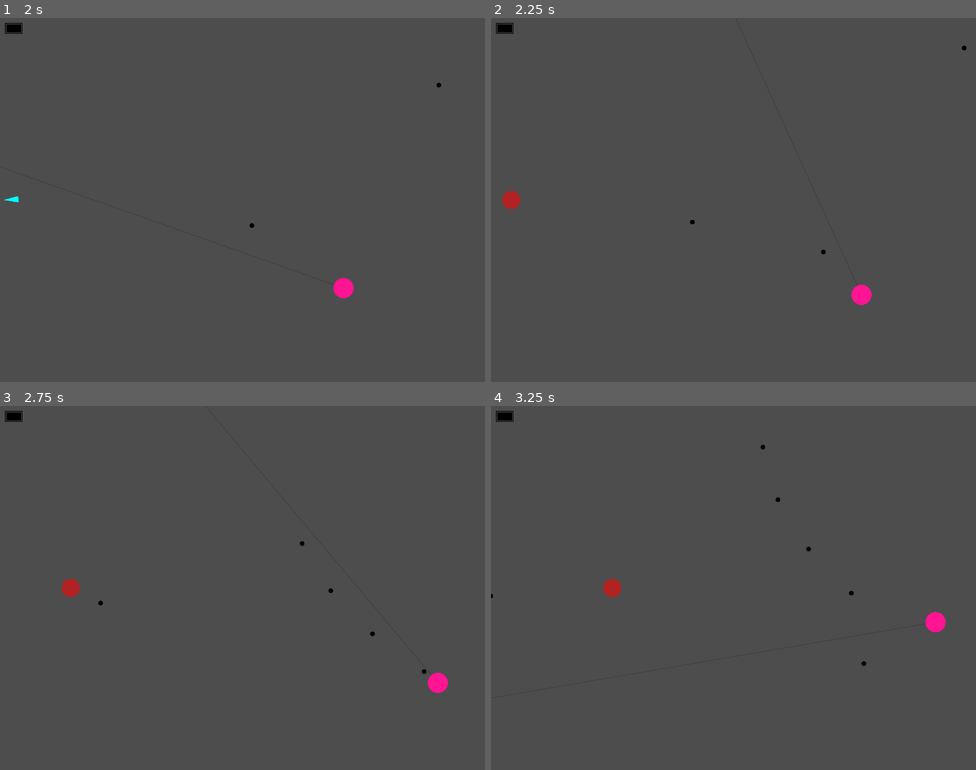
Above: before the commit, frames 1-4 (two rows, left to right).
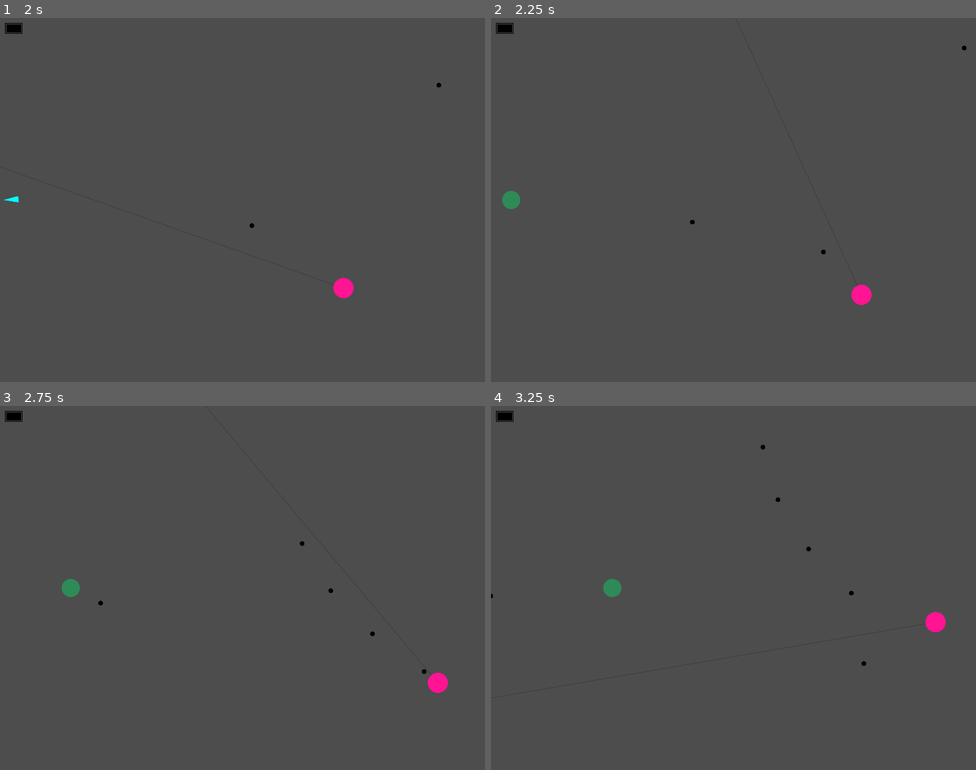
Above: after the commit, the same moments.

Repository: yancouto/psych0
Game: Godot game, scene res://runner.tscn
The game is run twice, just before and just after one commit, with the same random seed, the same clock (stepped at 60 frames per second) and the same inputs.
Inputs (mouse positions are in pixels of both pictures, inside the frame that each line leads up to):
- Up to frame 1 (2 s): tap Enter at 0.5 s; move the mouse to (349, 181) at 0.52 s; press the mouse at (349, 181) at 0.53 s; hold D (move_right) 0.53-1.28 s; move the mouse to (145, 218) at 1.27 s; release the mouse at (145, 218) at 1.28 s; hold S (move_down) from 1.28 s (still down); right-click (145, 218) at 1.35 s; click (145, 218) at 1.55 s
- Up to frame 2 (2.25 s): move the mouse to (782, 119) at 2.02 s; release S (move_down) at 2.03 s; press the mouse at (782, 119) at 2.03 s; hold D (move_right) from 2.03 s (still down)
- Up to frame 3 (2.75 s): keep holding D (move_right)
- Up to frame 4 (3.25 s): move the mouse to (709, 660) at 2.77 s; release D (move_right) at 2.78 s; release the mouse at (709, 660) at 2.78 s; hold W (move_up) from 2.78 s (still down); click (709, 660) at 2.85 s

Frame 1 is identical in both runs. In frame 2, 0.2% of the frame differs, in the area x 2-7%, y 47-53%; in frame 3, 0.2%; in frame 4, 0.2%, in the area x 23-27%, y 47-53%.

Commit message:
Enemies with more health

Diff:
--- a/editor/builder_event.gd
+++ b/editor/builder_event.gd
@@ -68,7 +68,7 @@
 		enemies.assign(raw_enemies.map(func(e): return move_next_to_screen(cur_time, e)))
 		enemies.sort_custom(func(a: EnemyWithTime, b: EnemyWithTime): return a.time.lt(b.time))
 		# Dummy sentinel at the end so the algorithm below doesn't need special casing
-		enemies.append(EnemyWithTime.new(EnemyToSpawn.new(0, Vector2(0, 0), Vector2(0, 0)), LevelTime.new(ceili(1e9), INF)))
+		enemies.append(EnemyWithTime.new(EnemyToSpawn.new(0, Vector2(0, 0), Vector2(0, 0), LevelEvent.EnemyType.Basic1), LevelTime.new(ceili(1e9), INF)))
 		var events: Array[EventWithTime] = []
 		var last_enemies: Array[EnemyToSpawn] = []
 		var last_time := enemies[0].time
--- a/editor/formation.gd
+++ b/editor/formation.gd
@@ -1,6 +1,7 @@
 class_name Formation
 
 const EnemyToSpawn = LevelEvent.EnemyToSpawn
+const EnemyType = LevelEvent.EnemyType
 
 const BASE_SPEED := 400.
 const BASE_RADIUS := 30.
@@ -16,12 +17,20 @@
 	var pos: Vector2
 	var speedm: Vector2
 	var radiusm: float
-	func _init(p: Vector2, sm: Vector2, rm: float):
-		pos = p
-		speedm = sm
-		radiusm = rm
-	func raw_enemies() -> Array[EnemyToSpawn]:
-		return [EnemyToSpawn.new(Formation.get_radius(radiusm), pos, Formation.get_speed(speedm))]
+	var type: EnemyType
+	func _init(pos_: Vector2, speedm_: Vector2, radiusm_: float, type_ := EnemyType.Basic1):
+		pos = pos_
+		speedm = speedm_
+		radiusm = radiusm_
+		type = type_
+	func raw_enemies() -> Array[EnemyToSpawn]:
+		return [EnemyToSpawn.new(Formation.get_radius(radiusm), pos, Formation.get_speed(speedm), type)]
+
+static func get_enemy(enemies: Array[EnemyType], i: int) -> EnemyType:
+	if enemies.is_empty():
+		return EnemyType.Basic1
+	else:
+		return enemies[i % enemies.size()]
 
 # Multiple enemies in a line, one after another
 class Multiple extends Formation:
@@ -34,29 +43,33 @@
 	var spacing: float
 	# Enemy radius
 	var radiusm: float
-	func _init(amount_: int, pos_: Vector2, speedm_: Vector2, spacing_ := 5., radiusm_ := 1.):
+	var types: Array[EnemyType]
+	func _init(amount_: int, pos_: Vector2, speedm_: Vector2, spacing_ := 5., radiusm_ := 1., types_: Array[EnemyType] = []):
 		self.amount = amount_
 		self.pos = pos_
 		self.speedm = speedm_
 		self.spacing = spacing_
 		self.radiusm = radiusm_
+		self.types = types_
 	func raw_enemies() -> Array[EnemyToSpawn]:
 		var enemies: Array[EnemyToSpawn] = []
 		var dir := -speedm.normalized()
 		var speed := Formation.get_speed(speedm)
 		var radius := Formation.get_radius(radiusm)
 		for i in range(amount):
-			enemies.append(EnemyToSpawn.new(radius, pos + dir * i * (spacing + 2 * radius), speed))
+			enemies.append(EnemyToSpawn.new(radius, pos + dir * i * (spacing + 2 * radius), speed, Formation.get_enemy(types, i)))
 		return enemies
 
 class Circle extends Formation:
 	var amount: int
 	var starting_angle: float
 	var speed_len: float
-	func _init(amount_: int, starting_angle_ := 0., speed_len_ := 1.):
+	var types: Array[EnemyType]
+	func _init(amount_: int, starting_angle_ := 0., speed_len_ := 1., types_: Array[EnemyType] = []):
 		self.amount = amount_
 		self.starting_angle = starting_angle_
 		self.speed_len = speed_len_
+		self.types = types_
 	func raw_enemies() -> Array[EnemyToSpawn]:
 		var enemies: Array[EnemyToSpawn] = []
 		var n := self.amount
@@ -69,7 +82,7 @@
 			var angle := Vector2(0, -1).rotated(starting_angle + i * (TAU / n))
 			var pos := center + angle * circle_radius
 			var speed := -angle * speed_len * BASE_SPEED
-			enemies[i] = EnemyToSpawn.new(enemy_radius, pos, speed)
+			enemies[i] = EnemyToSpawn.new(enemy_radius, pos, speed, Formation.get_enemy(types, i))
 		return enemies
 
 enum HorizontalLineSide { Top, Bottom }
@@ -141,18 +154,21 @@
 	var placement: HorizontalLinePlacement
 	var speed_len: float
 	var radiusm: float
-	func _init(amount_: int, side_: HorizontalLineSide, placement_: HorizontalLinePlacement, speed_len_ := 1., radiusm_ := 1.):
+	var types: Array[EnemyType]
+	func _init(amount_: int, side_: HorizontalLineSide, placement_: HorizontalLinePlacement, speed_len_ := 1., radiusm_ := 1., types_: Array[EnemyType] = []):
 		self.amount = amount_
 		self.side = side_
 		self.placement = placement_
 		self.speed_len = speed_len_
 		self.radiusm = radiusm_
+		self.types = types_
 	# Allows customisable width and height
 	func _inner_raw_enemies(w: float, h: float) -> Array[EnemyToSpawn]:
 		var radius := Formation.get_radius(radiusm)
 		var positions := placement.positions(amount, radius, w)
 		var enemies: Array[EnemyToSpawn] = []
-		for pos in positions:
+		for i in positions.size():
+			var pos := positions[i]
 			var speed_y: float
 			if side == HorizontalLineSide.Top:
 				pos.y = -radius - pos.y
@@ -160,7 +176,7 @@
 			else:
 				pos.y = h + radius + pos.y
 				speed_y = -speed_len * BASE_SPEED
-			enemies.append(EnemyToSpawn.new(radius, pos, Vector2(0, speed_y)))
+			enemies.append(EnemyToSpawn.new(radius, pos, Vector2(0, speed_y), Formation.get_enemy(types, i)))
 		return enemies
 	func raw_enemies() -> Array[EnemyToSpawn]:
 		return _inner_raw_enemies(LevelBuilder.W, LevelBuilder.H)
@@ -211,15 +227,17 @@
 	var placement: VerticalLinePlacement
 	var speed_len: float
 	var radiusm: float
-	func _init(amount_: int, side_: VerticalLineSide, placement_: VerticalLinePlacement, speed_len_ := 1., radiusm_ := 1.):
+	var types: Array[EnemyType]
+	func _init(amount_: int, side_: VerticalLineSide, placement_: VerticalLinePlacement, speed_len_ := 1., radiusm_ := 1., types_: Array[EnemyType] = []):
 		self.amount = amount_
 		self.side = side_
 		self.placement = placement_
 		self.speed_len = speed_len_
 		self.radiusm = radiusm_
+		self.types = types_
 	func raw_enemies() -> Array[EnemyToSpawn]:
 		var horizontal_side := HorizontalLineSide.Top if side == VerticalLineSide.Left else HorizontalLineSide.Bottom
-		var enemies := HorizontalLine.new(amount, horizontal_side, placement.convert(), speed_len, radiusm)._inner_raw_enemies(LevelBuilder.H, LevelBuilder.W)
+		var enemies := HorizontalLine.new(amount, horizontal_side, placement.convert(), speed_len, radiusm, types)._inner_raw_enemies(LevelBuilder.H, LevelBuilder.W)
 		for enemy in enemies:
 			enemy.pos = Vector2(enemy.pos.y, enemy.pos.x)
 			enemy.speed = Vector2(enemy.speed.y, enemy.speed.x)
@@ -232,13 +250,15 @@
 	var starting_angle: float
 	var speed_len: float
 	var radiusm: float
-	func _init(amount_in_circle_: int, amount_: int, spacing_: float, starting_angle_ := 0., speed_len_ := .75, radiusm_ := 1.):
+	var types: Array[EnemyType]
+	func _init(amount_in_circle_: int, amount_: int, spacing_: float, starting_angle_ := 0., speed_len_ := .75, radiusm_ := 1., types_: Array[EnemyType] = []):
 		self.amount_in_circle = amount_in_circle_
 		self.amount = amount_
 		self.spacing = spacing_
 		self.starting_angle = starting_angle_
 		self.speed_len = speed_len_
 		self.radiusm = radiusm_
+		self.types = types_
 	func raw_enemies() -> Array[EnemyToSpawn]:
 		var radius := Formation.get_radius(radiusm)
 		var enemies: Array[EnemyToSpawn] = []
@@ -249,7 +269,7 @@
 			var angle := Vector2(0, -1).rotated(i * 2 * PI / amount_in_circle)
 			var pos := center + angle * (screen_radius + radius + i * spacing)
 			var speed := -angle * speed_len * BASE_SPEED
-			enemies[i] = EnemyToSpawn.new(radius, pos, speed)
+			enemies[i] = EnemyToSpawn.new(radius, pos, speed, Formation.get_enemy(types, i))
 		return enemies
 
 # All enemies that should be spawned at exactly the same time
--- a/editor/level_event.gd
+++ b/editor/level_event.gd
@@ -1,5 +1,6 @@
 class_name LevelEvent
 
+enum EnemyType { Basic1, Basic3 }
 
 class LevelTimeDelta:
 	var wait_until_no_enemies: int
@@ -52,17 +53,31 @@
 		self.event = event_
 		self.time = time_
 
+# TODO: On more complex enemies, this will need to be redone because we'll
+# need to instantiate a different scene
+static func map_enemy_type(type: EnemyType) -> BasicEnemy.Type:
+	match type:
+		EnemyType.Basic1:
+			return BasicEnemy.Type.One
+		EnemyType.Basic3:
+			return BasicEnemy.Type.Three
+		_:
+			assert(false, "Unkown enemy type")
+			return BasicEnemy.Type.One
+
 class EnemyToSpawn:
 	var radius: float
 	var pos: Vector2
 	var speed: Vector2
-	func _init(radius_: float, pos_: Vector2, speed_: Vector2):
+	var type: EnemyType
+	func _init(radius_: float, pos_: Vector2, speed_: Vector2, type_: EnemyType):
 		self.radius = radius_
 		self.pos = pos_
 		self.speed = speed_
+		self.type = type_
 	func spawn(root: Node, ago: float) -> void:
-		var enemy = preload("res://enemy.tscn").instantiate()
-		enemy.start(pos, speed, radius)
+		var enemy = preload("res://enemies/basic.tscn").instantiate()
+		enemy.start(pos, speed, radius, LevelEvent.map_enemy_type(type))
 		enemy.position += enemy.speed * ago
 		root.add_child(enemy)
 
--- /dev/null
+++ b/enemies/basic.gd
@@ -0,0 +1,53 @@
+class_name BasicEnemy
+extends Area2D
+
+var speed: Vector2
+
+var radius: float:
+	get: return radius
+	set(r):
+		radius = r
+		($CollisionShape2D.shape as CircleShape2D).radius = r
+		$VisibleOnScreenNotifier2D.rect.size = Vector2(2 * r, 2 * r)
+		$VisibleOnScreenNotifier2D.rect.position = Vector2(-r, -r)
+var type: Type
+var health: int
+
+enum Type { One, Three }
+
+func start(_position: Vector2, _speed: Vector2, _radius: float, _type: Type) -> void:
+	self.position = _position
+	self.speed = _speed
+	self.radius = _radius
+	self.type = _type
+	match _type:
+		Type.One:
+			health = 1
+		Type.Three:
+			health = 3
+
+func draw_filled_arc(start_angle: float, end_angle: float, color: Color) -> void:
+	draw_arc(Vector2.ZERO, radius / 2, start_angle, end_angle, 20, color, radius)
+
+func _draw() -> void:
+	match type:
+		Type.One:
+			draw_circle(Vector2.ZERO, radius, Color.SEA_GREEN)
+		Type.Three:
+			draw_filled_arc((3 - health) * TAU / 3, TAU, Color.YELLOW)
+			if health < 3:
+				draw_filled_arc(0, (3 - health) * TAU / 3, Color.DIM_GRAY)
+
+func _process(dt: float) -> void:
+	dt = get_node("../%BulletTime").fix_delta(dt)
+	position += speed * dt
+
+func shot() -> void:
+	health -= 1
+	if health <= 0:
+		queue_free()
+	else:
+		queue_redraw()
+
+func _on_visible_on_screen_notifier_2d_screen_exited():
+	queue_free()
--- a/enemy.tscn
+++ b/enemies/basic.tscn
@@ -1,14 +1,14 @@
 [gd_scene load_steps=3 format=3 uid="uid://2xi3oi8yv3c6"]
 
-[ext_resource type="Script" path="res://enemy.gd" id="1_43fe7"]
+[ext_resource type="Script" path="res://enemies/basic.gd" id="1_s4fj4"]
 
 [sub_resource type="CircleShape2D" id="CircleShape2D_76e1n"]
 resource_local_to_scene = true
 radius = 7.5
 
-[node name="Enemy" type="Area2D"]
+[node name="Basic Enemy" type="Area2D"]
 collision_layer = 2
-script = ExtResource("1_43fe7")
+script = ExtResource("1_s4fj4")
 metadata/_edit_group_ = true
 
 [node name="CollisionShape2D" type="CollisionShape2D" parent="."]
--- a/enemy.gd
+++ /dev/null
@@ -1,29 +0,0 @@
-extends Area2D
-
-var speed: Vector2
-
-var radius: float:
-	get: return radius
-	set(r):
-		radius = r
-		($CollisionShape2D.shape as CircleShape2D).radius = r
-		$VisibleOnScreenNotifier2D.rect.size = Vector2(2 * r, 2 * r)
-		$VisibleOnScreenNotifier2D.rect.position = Vector2(-r, -r)
-
-func start(_position: Vector2, _speed: Vector2, _radius: float) -> void:
-	self.position = _position
-	self.speed = _speed
-	self.radius = _radius
-
-func _draw() -> void:
-	draw_circle(Vector2.ZERO, radius, Color.FIREBRICK)
-
-func _process(dt: float) -> void:
-	dt = get_node("../%BulletTime").fix_delta(dt)
-	position += speed * dt
-
-func shot() -> void:
-	queue_free()
-
-func _on_visible_on_screen_notifier_2d_screen_exited():
-	queue_free()
--- a/levels/level1.gd
+++ b/levels/level1.gd
@@ -1,6 +1,7 @@
 extends LevelBuilder
 
 var F := Formation
+var E := LevelEvent.EnemyType
 
 func _init():
 	const r := 0.9
@@ -10,12 +11,12 @@
 	wait(2)
 	spawn(F.Single.new(Vector2(-r, H / 2), Vector2(s, 0), r))
 	wait_until_no_enemies()
-	spawn(F.Circle.new(2, -PI/2))
+	spawn(F.Circle.new(2, -PI/2, 1, [E.Basic3]))
 	wait(3)
-	spawn(F.Circle.new(4, 0, 1))
+	spawn(F.Circle.new(4, 0, 1, [E.Basic3, E.Basic1]))
 	wait(1.5)
-	spawn(F.Circle.new(2, -screen_angle, 1))
-	spawn(F.Circle.new(2, screen_angle, 1))
+	spawn(F.Circle.new(2, -screen_angle, 1, [E.Basic1, E.Basic3]))
+	spawn(F.Circle.new(2, screen_angle, 1, [E.Basic3, E.Basic1]))
 	wait_until_no_enemies()
 
 	wait(2)
@@ -29,13 +30,13 @@
 	wait(1)
 	spawn(F.HorizontalLine.new(14, F.HorizontalLineSide.Top, F.HorizontalLinePlacement.V.new(100), 1))
 	wait(1.5)
-	spawn(F.HorizontalLine.new(17, F.HorizontalLineSide.Bottom, F.HorizontalLinePlacement.V.new(100), 1))
+	spawn(F.HorizontalLine.new(17, F.HorizontalLineSide.Bottom, F.HorizontalLinePlacement.V.new(100), 1, 1, [E.Basic3, E.Basic1]))
 	wait_until_no_enemies()
 
 	set_indicator_time(1)
 	for i in range(5):
 		wait(1)
-		spawn(F.HorizontalLine.new(17, F.HorizontalLineSide.Top, F.HorizontalLinePlacement.Gap.new((i + 1) * (W / 6), 200)))
+		spawn(F.HorizontalLine.new(17, F.HorizontalLineSide.Top, F.HorizontalLinePlacement.Gap.new((i + 1) * (W / 6), 200), 1, 1, [E.Basic3]))
 	wait_until_no_enemies()
 
 
@@ -50,10 +51,10 @@
 		wait(1)
 		if extra[i] != null:
 			spawn(extra[i])
-		spawn(F.VerticalLine.new(13, F.VerticalLineSide.Left, F.VerticalLinePlacement.Gap.new((i + 1) * (H / 6), 200), 1., 0.75))
+		spawn(F.VerticalLine.new(13, F.VerticalLineSide.Left, F.VerticalLinePlacement.Gap.new((i + 1) * (H / 6), 200), 1., 0.75, [E.Basic3]))
 	wait_until_no_enemies()
 
-	spawn(F.Multiple.new(50, Vector2(W + r, H / 2), Vector2(-0.75, 0), 0.1, r))
+	spawn(F.Multiple.new(50, Vector2(W + r, H / 2), Vector2(-0.75, 0), 0.1, r, [E.Basic3]))
 	wait(5)
 	for i in range(5):
 		wait(1)
